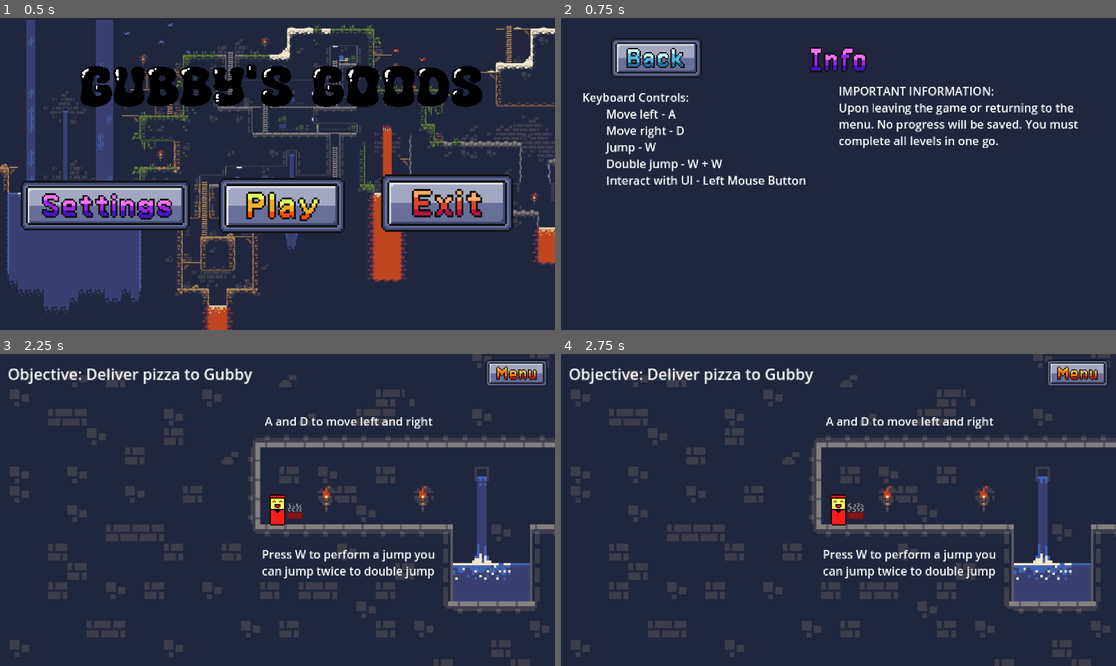
Above: before the commit, frames 1-4 (two rows, left to right).
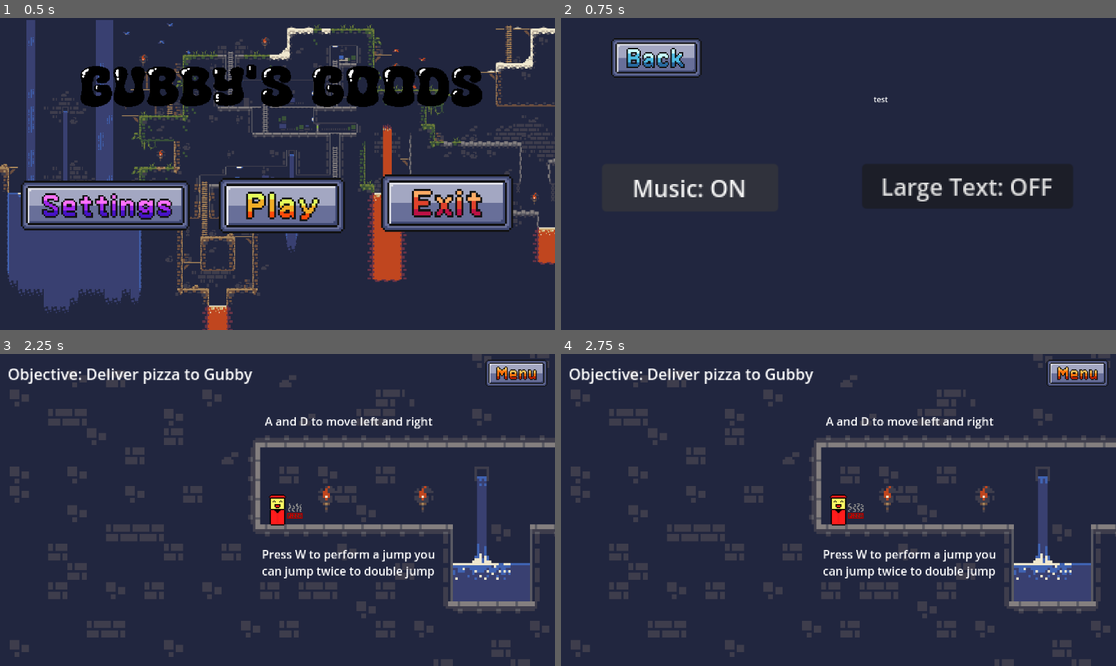
Above: after the commit, the same moments.

Repository: Brede-dev/GubbysGoods
Game: Godot game, scene res://Scenes/Start.tscn
Two runs of this game, one before a commit and one after it. Both use one fixed random seed, a clock stepped at 60 frames per second and the inputs below.
Inputs (mouse positions are in pixels of both pictures, inside the frame that each line leads up to):
- Up to frame 1 (0.5 s): no input
- Up to frame 2 (0.75 s): click (666, 205) at 0.5 s
- Up to frame 3 (2.25 s): click (94, 394) at 1.25 s; click (283, 541) at 2 s
- Up to frame 4 (2.75 s): no input

Frame 1 is identical in both runs. In frame 2, 5.5% of the frame differs, in the area x 4-94%, y 9-59%; in frame 3, less than 0.1%; in frame 4, less than 0.1%.

Commit message:
Trying to make settings

Diff:
--- /dev/null
+++ b/Scenes/settingsbutton.gd
@@ -0,0 +1,100 @@
+extends Control
+
+# References to UI elements
+@onready var music_toggle_button: Button
+@onready var text_scale_button: Button
+@onready var bg_music: AudioStreamPlayer
+
+# Settings state
+var is_music_muted: bool = false
+var is_text_enlarged: bool = false
+var original_text_scales: Dictionary = {}
+
+func _ready():
+	# Get references to your UI elements (adjust node paths as needed)
+	music_toggle_button = $MusicToggleButton  # Adjust path to your button
+	text_scale_button = $TextScaleButton      # Adjust path to your button
+	bg_music = get_node("/root/BGMusic")      # Adjust path to your music node
+
+	# Connect button signals
+	music_toggle_button.pressed.connect(_on_music_toggle_pressed)
+	text_scale_button.pressed.connect(_on_text_scale_pressed)
+
+	# Store original text scales for all text nodes
+	_store_original_text_scales()
+
+	# Update button text to reflect current state
+	_update_button_text()
+
+func _store_original_text_scales():
+	# Get all nodes in the 'text' group and store their original scales
+	var text_nodes = get_tree().get_nodes_in_group("text")
+	for node in text_nodes:
+		if node.has_method("get_theme_font_size") or node.has_property("scale"):
+			original_text_scales[node] = node.scale
+
+func _on_music_toggle_pressed():
+	is_music_muted = !is_music_muted
+
+	if is_music_muted:
+		bg_music.stream_paused = true
+		# Alternative: bg_music.volume_db = -80  # Effectively mute
+	else:
+		bg_music.stream_paused = false
+		# Alternative: bg_music.volume_db = 0    # Restore volume
+
+	_update_button_text()
+
+func _on_text_scale_pressed():
+	is_text_enlarged = !is_text_enlarged
+
+	var text_nodes = get_tree().get_nodes_in_group("text")
+
+	for node in text_nodes:
+		if node in original_text_scales:
+			if is_text_enlarged:
+				# Scale text by 1.5x
+				node.scale = original_text_scales[node] * 1.5
+			else:
+				# Restore original scale
+				node.scale = original_text_scales[node]
+
+	_update_button_text()
+
+func _update_button_text():
+	# Update button text to show current state
+	if music_toggle_button:
+		music_toggle_button.text = "Music: " + ("OFF" if is_music_muted else "ON")
+
+	if text_scale_button:
+		text_scale_button.text = "Large Text: " + ("ON" if is_text_enlarged else "OFF")
+
+# Optional: Save settings to persist between sessions
+func save_settings():
+	var config = ConfigFile.new()
+	config.set_value("accessibility", "music_muted", is_music_muted)
+	config.set_value("accessibility", "text_enlarged", is_text_enlarged)
+	config.save("user://accessibility_settings.cfg")
+
+# Optional: Load settings on startup
+func load_settings():
+	var config = ConfigFile.new()
+	var err = config.load("user://accessibility_settings.cfg")
+
+	if err == OK:
+		is_music_muted = config.get_value("accessibility", "music_muted", false)
+		is_text_enlarged = config.get_value("accessibility", "text_enlarged", false)
+
+		# Apply loaded settings
+		if is_music_muted:
+			bg_music.stream_paused = true
+
+		if is_text_enlarged:
+			_on_text_scale_pressed()  # Apply text scaling
+
+		_update_button_text()
+
+# Optional: Back button functionality
+func _on_back_button_pressed():
+	save_settings()  # Save before leaving
+	get_tree().change_scene_to_file("res://Scenes/Start.tscn")  # Adjust path
--- a/Scenes/settingsbutton.tscn
+++ b/Scenes/settingsbutton.tscn
@@ -1,7 +1,7 @@
 [gd_scene load_steps=4 format=3 uid="uid://c172jx1ipdkvp"]
 
+[ext_resource type="Script" uid="uid://d38y47artgtt" path="res://Scenes/settingsbutton.gd" id="1_ixkud"]
 [ext_resource type="Texture2D" uid="uid://cjhqlovyfxsya" path="res://Sprites/UI Buttons/Buttons Customization/Buttons/Back/B_Back1.png" id="2_31ksu"]
-[ext_resource type="Texture2D" uid="uid://bjqrgyvktjbxx" path="res://Sprites/UI Buttons/Buttons Customization/Buttons/Info/Info1.png" id="3_ixkud"]
 [ext_resource type="Script" uid="uid://b24ueudno8eqp" path="res://button.gd" id="3_xeucv"]
 
 [node name="Settings" type="Control"]
@@ -11,8 +11,9 @@
 anchor_bottom = 1.0
 grow_horizontal = 2
 grow_vertical = 2
+script = ExtResource("1_ixkud")
 
-[node name="Back Button" type="Button" parent="."]
+[node name="BackButton" type="Button" parent="."]
 layout_mode = 0
 offset_left = 44.0
 offset_top = 32.0
@@ -24,34 +25,30 @@
 expand_icon = true
 script = ExtResource("3_xeucv")
 
-[node name="Info1" type="Sprite2D" parent="."]
-position = Vector2(575, 87)
-scale = Vector2(3.29688, 3.75)
-texture = ExtResource("3_ixkud")
+[node name="MusicToggleButton" type="Button" parent="."]
+layout_mode = 0
+offset_left = 85.0
+offset_top = 303.0
+offset_right = 207.0
+offset_bottom = 336.0
+scale = Vector2(3, 3)
+text = "Volume Toggle"
 
-[node name="RichTextLabel" type="RichTextLabel" parent="."]
+[node name="TextScaleButton" type="Button" parent="."]
 layout_mode = 0
-offset_left = 44.0
-offset_top = 147.0
-offset_right = 385.0
-offset_bottom = 349.0
-scale = Vector2(1.5, 1.5)
-text = "Keyboard Controls:
-	Move left - A
-	Move right - D
-	Jump - W
-	Double jump - W + W
-	Interact with UI - Left Mouse Button"
-tab_size = 8
+offset_left = 625.0
+offset_top = 303.0
+offset_right = 771.0
+offset_bottom = 334.0
+scale = Vector2(3, 3)
+text = "Increase Text Size"
 
-[node name="RichTextLabel2" type="RichTextLabel" parent="."]
+[node name="RichTextLabel" type="RichTextLabel" parent="." groups=["text"]]
 layout_mode = 0
-offset_left = 576.0
-offset_top = 134.0
-offset_right = 937.0
-offset_bottom = 327.0
-scale = Vector2(1.5, 1.5)
-text = "IMPORTANT INFORMATION:
-Upon leaving the game or returning to the menu. No progress will be saved. You must complete all levels in one go. "
+offset_left = 649.0
+offset_top = 157.0
+offset_right = 689.0
+offset_bottom = 197.0
+text = "test"
 
-[connection signal="pressed" from="Back Button" to="Back Button" method="_on_pressed"]
+[connection signal="pressed" from="BackButton" to="BackButton" method="_on_pressed"]
--- a/game.tscn
+++ b/game.tscn
@@ -251,7 +251,7 @@
 position = Vector2(3179, -344)
 scale = Vector2(2, 2)
 
-[node name="RichTextLabel5" type="RichTextLabel" parent="."]
+[node name="RichTextLabel5" type="RichTextLabel" parent="." groups=["text"]]
 offset_left = 709.0
 offset_top = -325.0
 offset_right = 907.0
@@ -260,7 +260,7 @@
 text = "You only die if you touch
 the bottom of the water"
 
-[node name="RichTextLabel4" type="RichTextLabel" parent="."]
+[node name="RichTextLabel4" type="RichTextLabel" parent="." groups=["text"]]
 offset_left = 996.0
 offset_top = -367.0
 offset_right = 1298.0
@@ -268,7 +268,7 @@
 scale = Vector2(0.5, 0.5)
 text = "If you havent jumped off of an object you can still jump will in the air, you also keep your double jump"
 
-[node name="RichTextLabel3" type="RichTextLabel" parent="."]
+[node name="RichTextLabel3" type="RichTextLabel" parent="." groups=["text"]]
 offset_left = -21.0
 offset_top = 5.0
 offset_right = 223.0
@@ -277,7 +277,7 @@
 text = "Press W to perform a jump you can jump twice to double jump"
 scroll_active = false
 
-[node name="RichTextLabel2" type="RichTextLabel" parent="."]
+[node name="RichTextLabel2" type="RichTextLabel" parent="." groups=["text"]]
 offset_left = -18.0
 offset_top = -133.0
 offset_right = 215.0
@@ -286,7 +286,7 @@
 text = "A and D to move left and right"
 scroll_active = false
 
-[node name="RichTextLabel6" type="RichTextLabel" parent="."]
+[node name="RichTextLabel6" type="RichTextLabel" parent="." groups=["text"]]
 offset_left = 2374.0
 offset_top = -130.0
 offset_right = 2556.0
@@ -459,14 +459,14 @@
 scale = Vector2(0.695812, 0.376222)
 texture = ExtResource("12_iotsf")
 
-[node name="RichTextLabel" type="RichTextLabel" parent="."]
+[node name="RichTextLabel" type="RichTextLabel" parent="." groups=["text"]]
 offset_left = 1743.0
 offset_top = -213.0
 offset_right = 1938.0
 offset_bottom = -146.0
 text = "1 block tall water does not kill you"
 
-[node name="RichTextLabel7" type="RichTextLabel" parent="."]
+[node name="RichTextLabel7" type="RichTextLabel" parent="." groups=["text"]]
 offset_left = 3167.0
 offset_top = 87.0
 offset_right = 3343.0
@@ -479,7 +479,7 @@
 [node name="DeliveryArea" parent="." groups=["win"] instance=ExtResource("7_j5wjh")]
 position = Vector2(3463, 244)
 
-[node name="RichTextLabel8" type="RichTextLabel" parent="."]
+[node name="RichTextLabel8" type="RichTextLabel" parent="." groups=["text"]]
 offset_left = 3147.0
 offset_top = -377.0
 offset_right = 3241.0
@@ -488,7 +488,7 @@
 text = "Checkpoint"
 scroll_active = false
 
-[node name="RichTextLabel9" type="RichTextLabel" parent="."]
+[node name="RichTextLabel9" type="RichTextLabel" parent="." groups=["text"]]
 offset_left = 2546.0
 offset_top = 185.0
 offset_right = 2770.0
--- a/project.godot
+++ b/project.godot
@@ -22,6 +22,7 @@
 [global_group]
 
 player=""
+text=""
 
 [input]
 
Not shown, added: Scenes/settingsbutton.gd.uid
